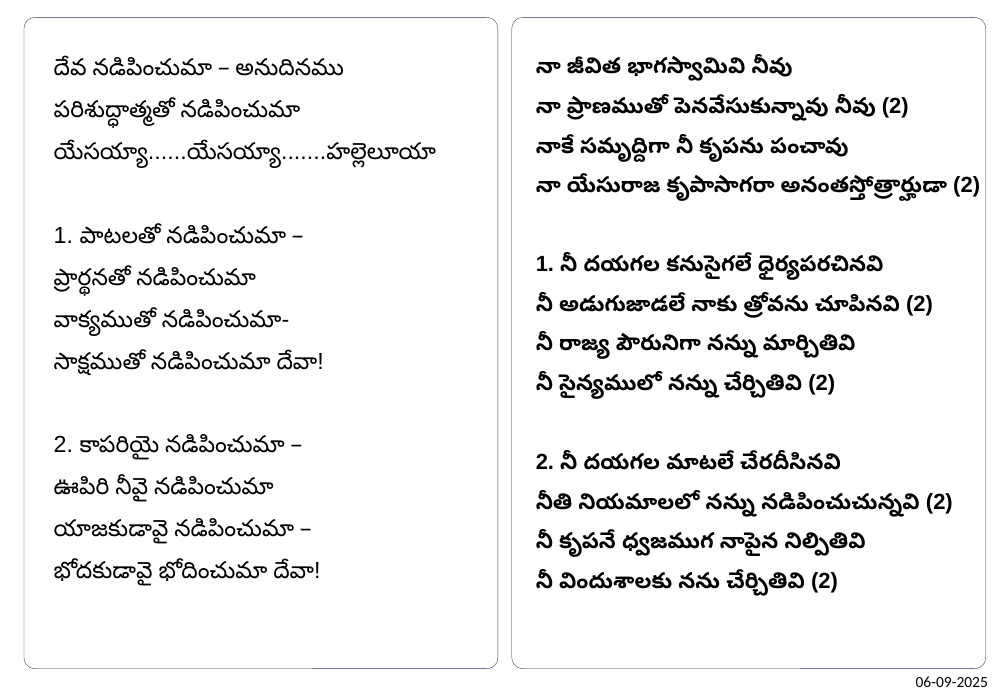
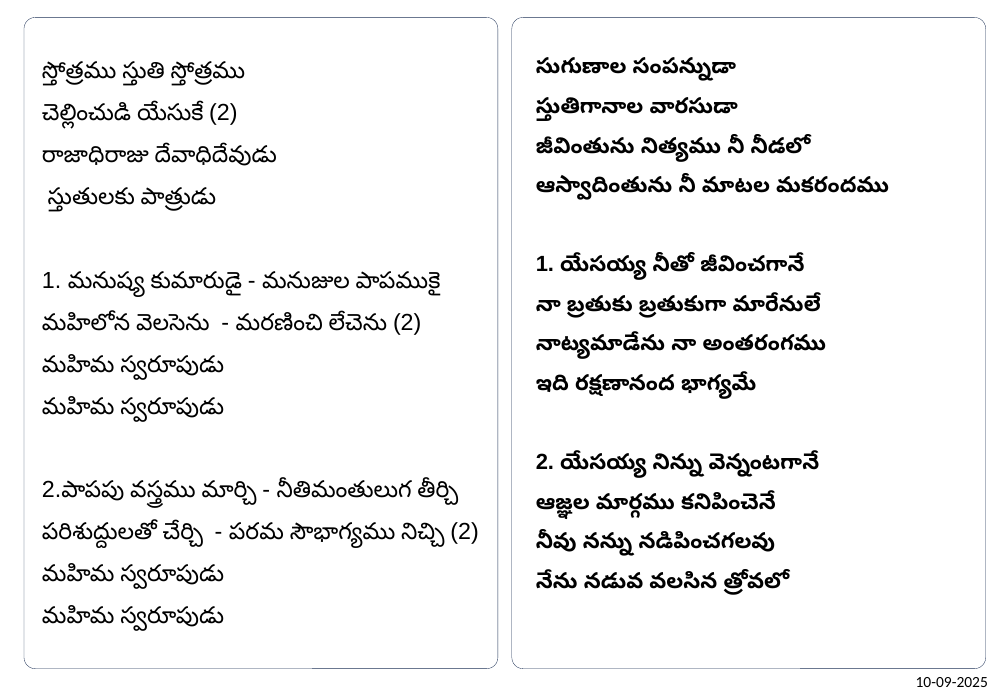
Before and after one commit to venu-webdev/songsDb, a slide deck: slide 2 of songsTemplate.pptx. Drawn at 1008x698 pixels with LibreOffice and Linux fonts; fonts in the diff are those of the drawing. Boxes give left, top, right and bottom in pixels: in the first picture for what was removed or moved away, otherwise in the second. Text is boxed around its words. In the diff, an @@ line names an element or a change of style, - is before the commit and + after.

```diff
--- a/songsTemplate.pptx
+++ b/songsTemplate.pptx
@@ text at <box>536,58,889,598</box>: text changed @@
-నా జీవిత భాగస్వామివి నీవు
-నా ప్రాణముతో పెనవేసుకున్నావు నీవు (2)
-నాకే సమృద్దిగా నీ కృపను పంచావు
-నా యేసురాజ కృపాసాగరా అనంతస్తోత్రార్హుడా (2)
-1. నీ దయగల కనుసైగలే ధైర్యపరచినవి
-నీ అడుగుజాడలే నాకు త్రోవను చూపినవి (2)
-నీ రాజ్య పౌరునిగా నన్ను మార్చితివి
-నీ సైన్యములో నన్ను చేర్చితివి (2)
-2. నీ దయగల మాటలే చేరదీసినవి
-నీతి నియమాలలో నన్ను నడిపించుచున్నవి (2)
-నీ కృపనే ధ్వజముగ నాపైన నిల్పితివి
-నీ విందుశాలకు నను చేర్చితివి (2)
+సుగుణాల సంపన్నుడా
+స్తుతిగానాల వారసుడా
+జీవింతును నిత్యము నీ నీడలో
+ఆస్వాదింతును నీ మాటల మకరందము
+1. యేసయ్య నీతో జీవించగానే
+నా బ్రతుకు బ్రతుకుగా మారేనులే
+నాట్యమాడేను నా అంతరంగము
+ఇది రక్షణానంద భాగ్యమే
+2. యేసయ్య నిన్ను వెన్నంటగానే
+ఆజ్ఞల మార్గము కనిపించెనే
+నీవు నన్ను నడిపించగలవు
+నేను నడువ వలసిన త్రోవలో
@@ text at <box>42,62,478,631</box>: text changed @@
-దేవ నడిపించుమా – అనుదినము
-పరిశుద్ధాత్మతో నడిపించుమా
-యేసయ్యా......యేసయ్యా.......హల్లెలూయా
-1. పాటలతో నడిపించుమా –
-ప్రార్థనతో నడిపించుమా
-వాక్యముతో నడిపించుమా-
-సాక్షముతో నడిపించుమా దేవా!
-2. కాపరియై నడిపించుమా –
-ఊపిరి నీవై నడిపించుమా
-యాజకుడావై నడిపించుమా –
-భోదకుడావై భోదించుమా దేవా!
+స్తోత్రము స్తుతి స్తోత్రము
+చెల్లించుడి యేసుకే (2)
+రాజాధిరాజు దేవాధిదేవుడు
+స్తుతులకు పాత్రుడు
+1. మనుష్య కుమారుడై - మనుజుల పాపముకై
+మహిలోన వెలసెను - మరణించి లేచెను (2)
+మహిమ స్వరూపుడు
+మహిమ స్వరూపుడు
+2.పాపపు వస్త్రము మార్చి - నీతిమంతులుగ తీర్చి
+పరిశుద్దులతో చేర్చి - పరమ సౌభాగ్యము నిచ్చి (2)
+మహిమ స్వరూపుడు
+మహిమ స్వరూపుడు
@@ text at <box>916,677,988,687</box>: text changed @@
-06-09-2025
+10-09-2025
```
Also in this commit, not shown: 1 other slide changed, 4 other files.
